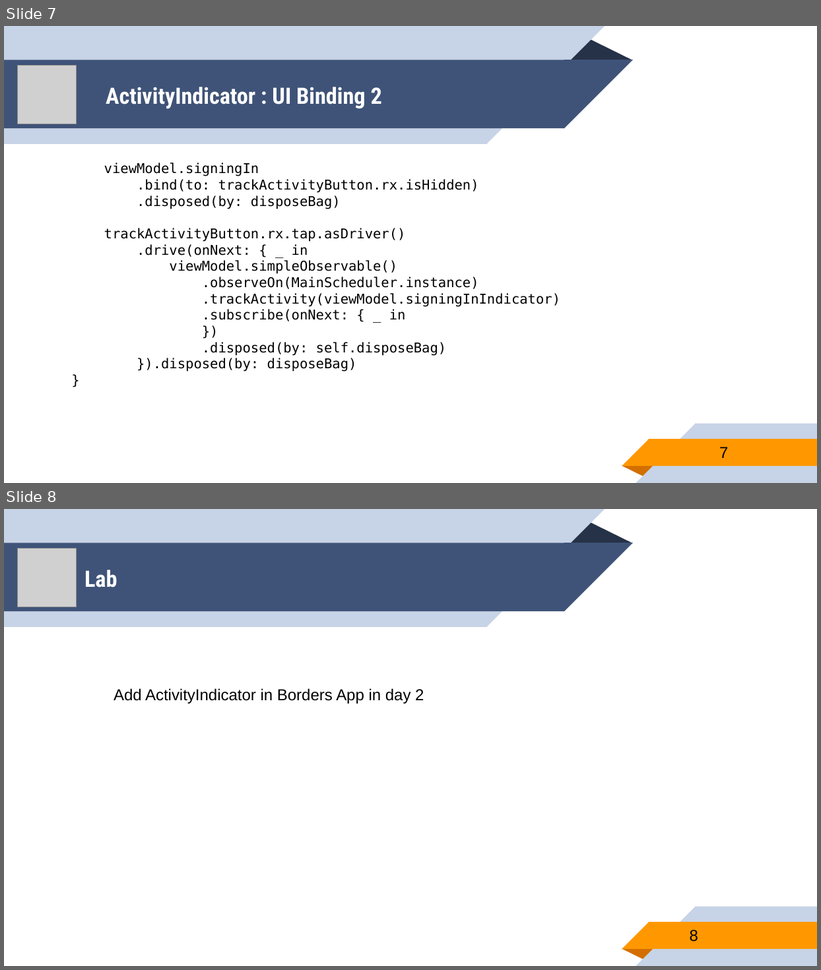
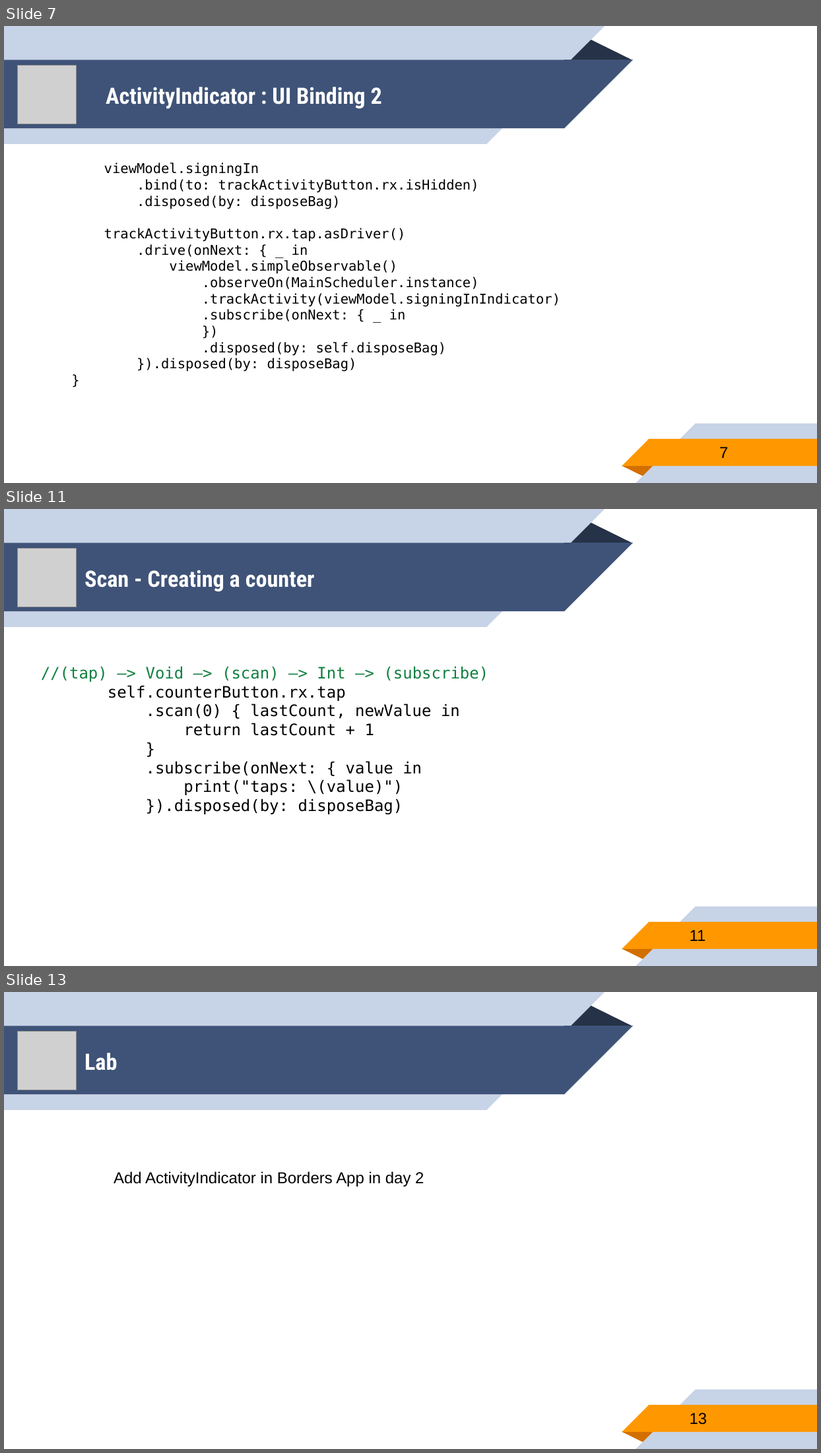
Before and after one commit to younghwankim/RxSwiftClass, a slide deck: AdvancedRxSwift/day3/AdvancedRxSwift3.pptx. Shown one above the other, each under a label of ours: slides 7 and 8 before the commit, slides 7, 11 and 13 after it; the slides between them are not shown. The pictures are 821x970 and 821x1453 pixels, drawn with LibreOffice and Linux fonts; fonts in the diff are those of the drawing; grey boxes stand for pictures. Boxes give left, top, right and bottom in pixels: in the first picture for what was removed or moved away, otherwise in the second. Text is boxed around its words. In the diff, an @@ line names an element or a change of style, - is before the commit and + after.

Commit message:
Advanced RxSwift Day3 - add scan operator

```diff
--- a/AdvancedRxSwift/day3/AdvancedRxSwift3.pptx
+++ b/AdvancedRxSwift/day3/AdvancedRxSwift3.pptx
@@ slide 11 added at (4,509,817,966), background #FFFFFF; not listed: 10 template elements that a slide beside it also shows @@
@@ picture added at (18,548,77,607) @@
@@ title added at (85,570,315,591), 20 pt, text #FFFFFF, bold @@
+Scan - Creating a counter
@@ text added at (41,666,488,815), 14 pt, text #000000 @@
+//(tap) —> Void —> (scan) —> Int —> (subscribe)
+self.counterButton.rx.tap
+.scan(0) { lastCount, newValue in
+return lastCount + 1
+}
+.subscribe(onNext: { value in
+print("taps: \(value)")
+}).disposed(by: disposeBag)
@@ page number added at (690,930,706,941), 14 pt, text #000000 @@
+11
@@ what was slide 8 is now slide 13 @@
@@ page number at (690,1413,708,1425): text changed @@
-8
+13
```
Also in this commit, not shown: 1 slide changed, 4 other slides added, 22 other files.
